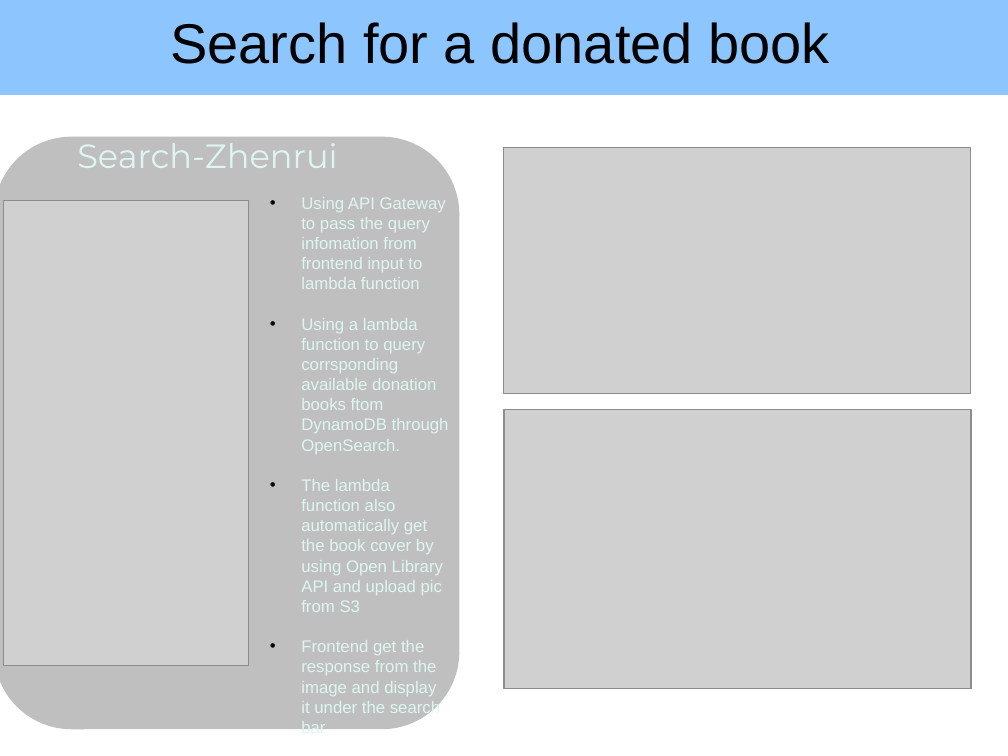
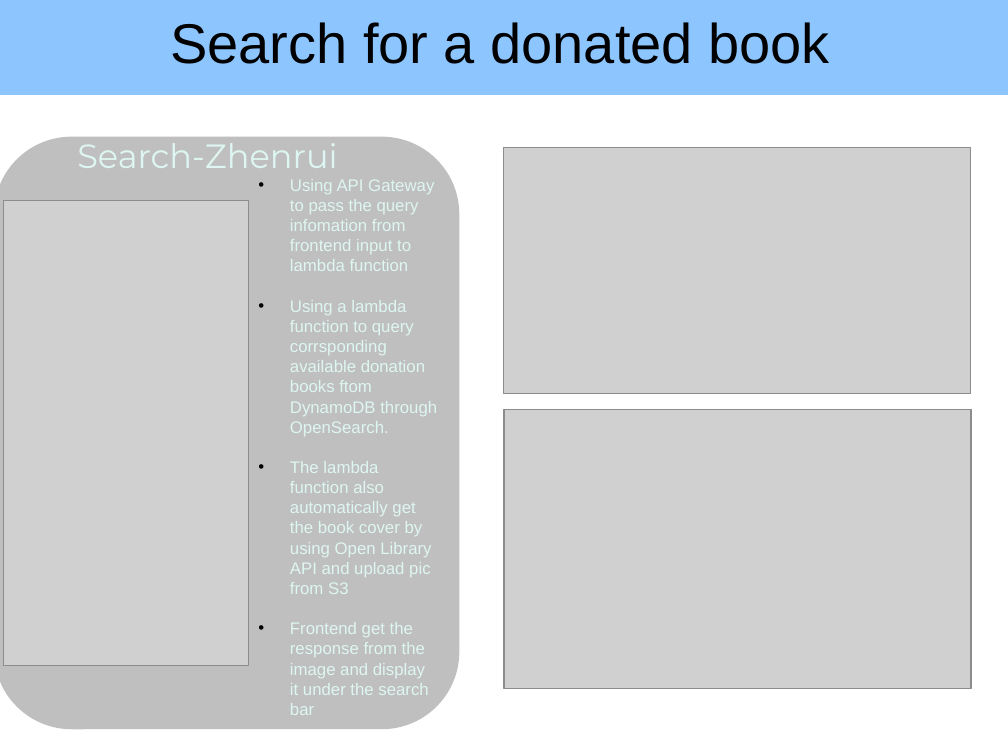
Before and after one commit to thcui/book-exchange, a slide deck: slide 5 of presentation-book-exchange.pptx. Drawn at 1008x756 pixels with LibreOffice and Linux fonts; fonts in the diff are those of the drawing; grey boxes stand for pictures; background and template pictures are left out. Boxes give left, top, right and bottom in pixels: in the first picture for what was removed or moved away, otherwise in the second. Text is boxed around its words. In the diff, an @@ line names an element or a change of style, - is before the commit and + after.

Commit message:
modify search service text format

```diff
--- a/presentation-book-exchange.pptx
+++ b/presentation-book-exchange.pptx
@@ text "Using API Gateway to pass ..." rewrapped from [301,197,449,729] to [290,179,437,715] @@
```
